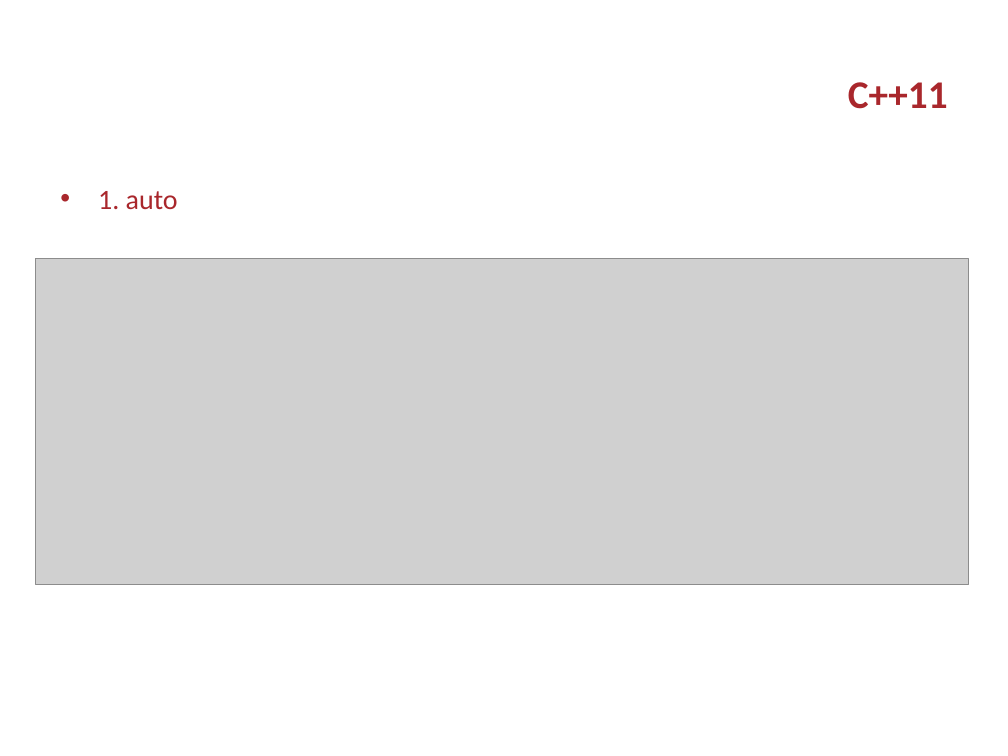
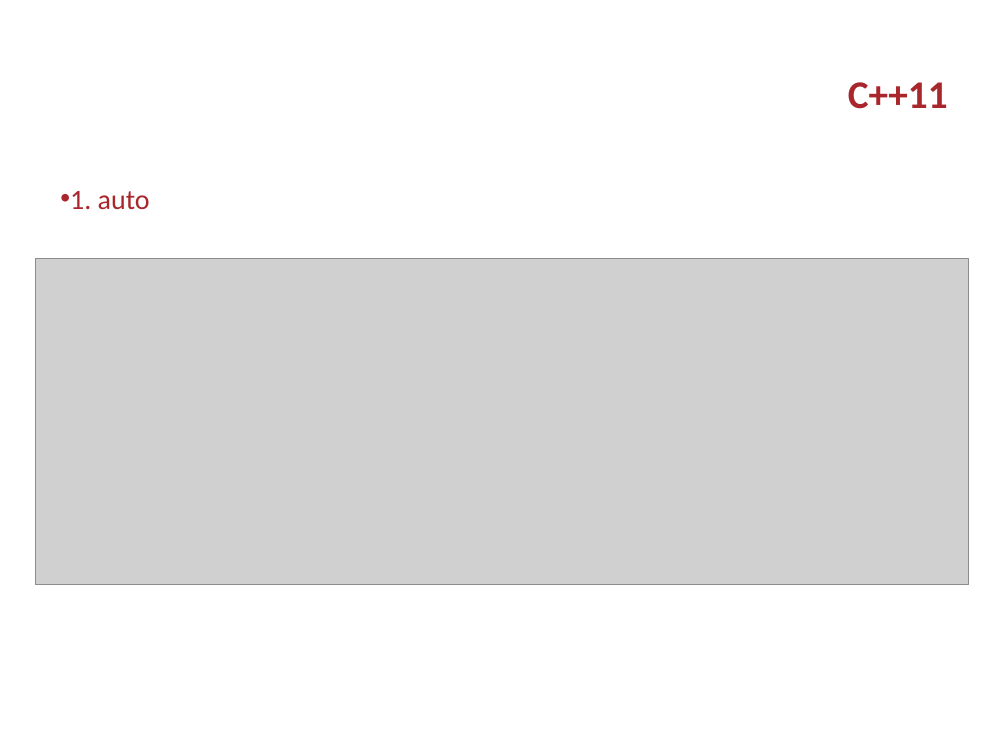
Before and after one commit to Changhe160/Changhe160.github.io, a slide deck: slide 3 of teachingRes/Cplusplus/unit12C++11.ppt. Drawn at 1008x756 pixels with LibreOffice and Linux fonts; fonts in the diff are those of the drawing; grey boxes stand for pictures; background and template pictures are left out. Boxes give left, top, right and bottom in pixels: in the first picture for what was removed or moved away, otherwise in the second. Text is boxed around its words. In the diff, an @@ line names an element or a change of style, - is before the commit and + after.

```diff
--- a/teachingRes/Cplusplus/unit12C++11.ppt
+++ b/teachingRes/Cplusplus/unit12C++11.ppt
@@ text "1. auto" at [70, 191, 150, 209]: indent changed @@
```
Also in this commit, not shown: 7 other slides changed, 3 other files.
